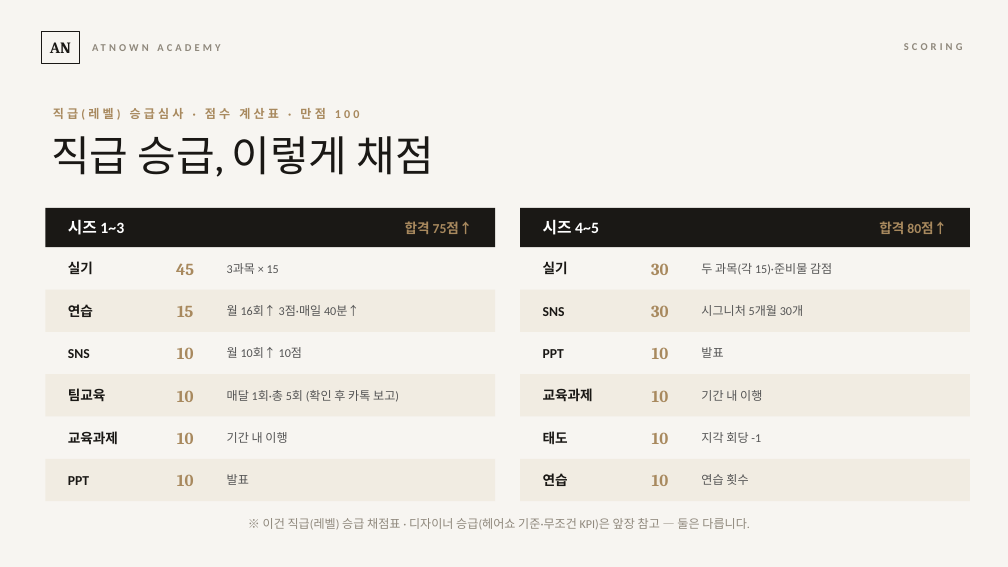
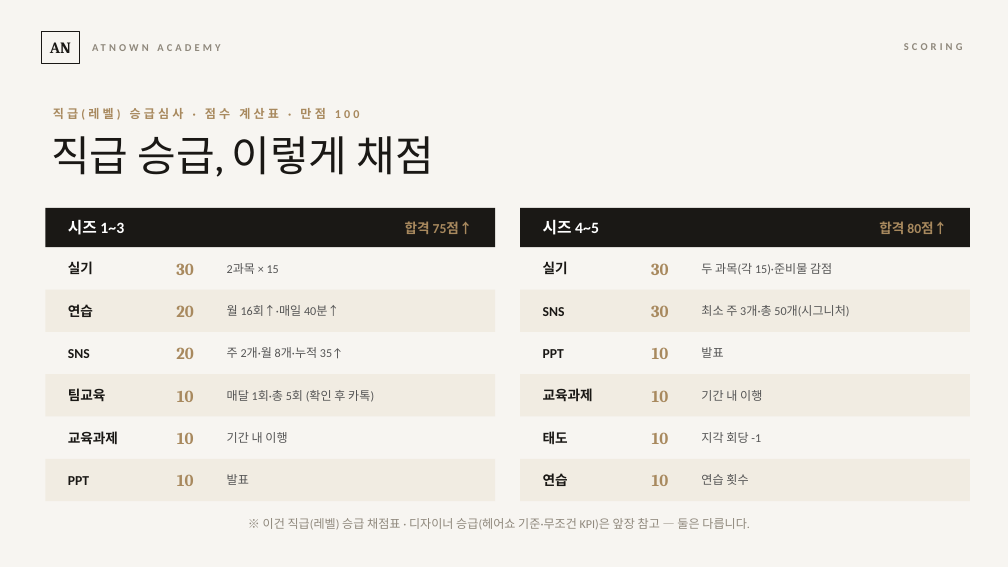
Before and after one commit to cksghrj22-bot/-, a slide deck: slide 15 of content/교육/2026-07-23_교육시스템_정본/시즈_오리엔테이션.pptx. Drawn at 1008x567 pixels with LibreOffice and Linux fonts; fonts in the diff are those of the drawing. Boxes give left, top, right and bottom in pixels: in the first picture for what was removed or moved away, otherwise in the second. Text is boxed around its words. In the diff, an @@ line names an element or a change of style, - is before the commit and + after.

```diff
--- a/content/교육/2026-07-23_교육시스템_정본/시즈_오리엔테이션.pptx
+++ b/content/교육/2026-07-23_교육시스템_정본/시즈_오리엔테이션.pptx
@@ text at (x1=176, y1=263, x2=193, y2=275): text changed @@
-45
+30
@@ text at (x1=176, y1=305, x2=193, y2=317): text changed @@
-15
+20
@@ text at (x1=227, y1=305, x2=339, y2=316): text changed @@
-월 16회↑ 3점·매일 40분↑
+월 16회↑·매일 40분↑
@@ text at (x1=701, y1=305, x2=849, y2=317): text changed @@
-시그니처 5개월 30개
+최소 주 3개·총 50개(시그니처)
@@ text at (x1=176, y1=347, x2=193, y2=359): text changed @@
-10
+20
@@ text at (x1=227, y1=347, x2=343, y2=359): text changed @@
-월 10회↑ 10점
+주 2개·월 8개·누적 35↑
@@ text at (x1=227, y1=390, x2=374, y2=402): text changed @@
-매달 1회·총 5회 (확인 후 카톡 보고)
+매달 1회·총 5회 (확인 후 카톡)
```
Also in this commit, not shown: 1 other slide changed, 1 slide added, 1 other file.
